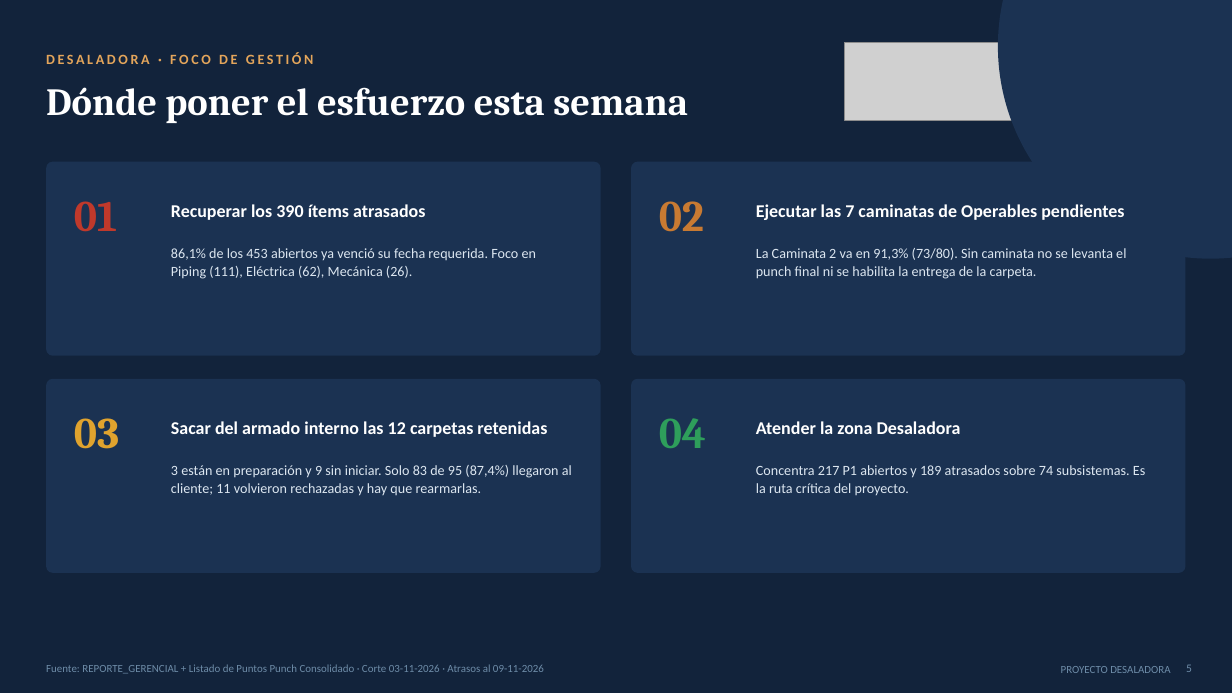
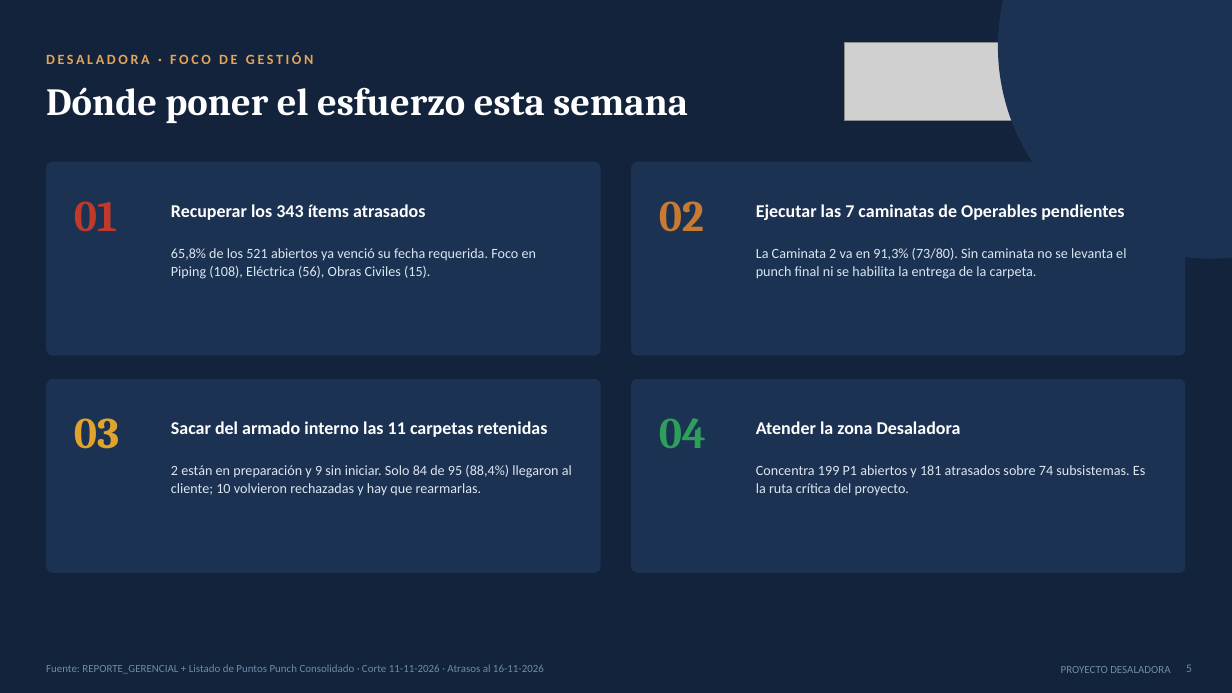
Before and after one commit to tdkvalex/Dashboard-HSEQ, a slide deck: slide 5 of panel_control_TOP_P1/Panel_Control_TOP_P1.pptx. Drawn at 1232x693 pixels with LibreOffice and Linux fonts; fonts in the diff are those of the drawing; grey boxes stand for pictures. Boxes give left, top, right and bottom in pixels: in the first picture for what was removed or moved away, otherwise in the second. Text is boxed around its words. In the diff, an @@ line names an element or a change of style, - is before the commit and + after.

```diff
--- a/panel_control_TOP_P1/Panel_Control_TOP_P1.pptx
+++ b/panel_control_TOP_P1/Panel_Control_TOP_P1.pptx
@@ text at (x1=171, y1=204, x2=425, y2=220): text changed @@
-Recuperar los 390 ítems atrasados
+Recuperar los 343 ítems atrasados
@@ text at (x1=171, y1=248, x2=536, y2=279): text changed @@
-86,1% de los 453 abiertos ya venció su fecha requerida. Foco en Piping (111), Eléctrica (62), Mecánica (26).
+65,8% de los 521 abiertos ya venció su fecha requerida. Foco en Piping (108), Eléctrica (56), Obras Civiles (15).
@@ text at (x1=171, y1=421, x2=547, y2=437): text changed @@
-Sacar del armado interno las 12 carpetas retenidas
+Sacar del armado interno las 11 carpetas retenidas
@@ text at (x1=171, y1=465, x2=572, y2=496): text changed @@
-3 están en preparación y 9 sin iniciar. Solo 83 de 95 (87,4%) llegaron al cliente; 11 volvieron rechazadas y hay que rearmarlas.
+2 están en preparación y 9 sin iniciar. Solo 84 de 95 (88,4%) llegaron al cliente; 10 volvieron rechazadas y hay que rearmarlas.
@@ text at (x1=756, y1=465, x2=1145, y2=495): text changed @@
-Concentra 217 P1 abiertos y 189 atrasados sobre 74 subsistemas. Es la ruta crítica del proyecto.
+Concentra 199 P1 abiertos y 181 atrasados sobre 74 subsistemas. Es la ruta crítica del proyecto.
@@ text at (x1=46, y1=664, x2=544, y2=674): text changed @@
-Fuente: REPORTE_GERENCIAL + Listado de Puntos Punch Consolidado · Corte 03-11-2026 · Atrasos al 09-11-2026
+Fuente: REPORTE_GERENCIAL + Listado de Puntos Punch Consolidado · Corte 11-11-2026 · Atrasos al 16-11-2026
```
Also in this commit, not shown: 4 other slides changed, 5 other files.
